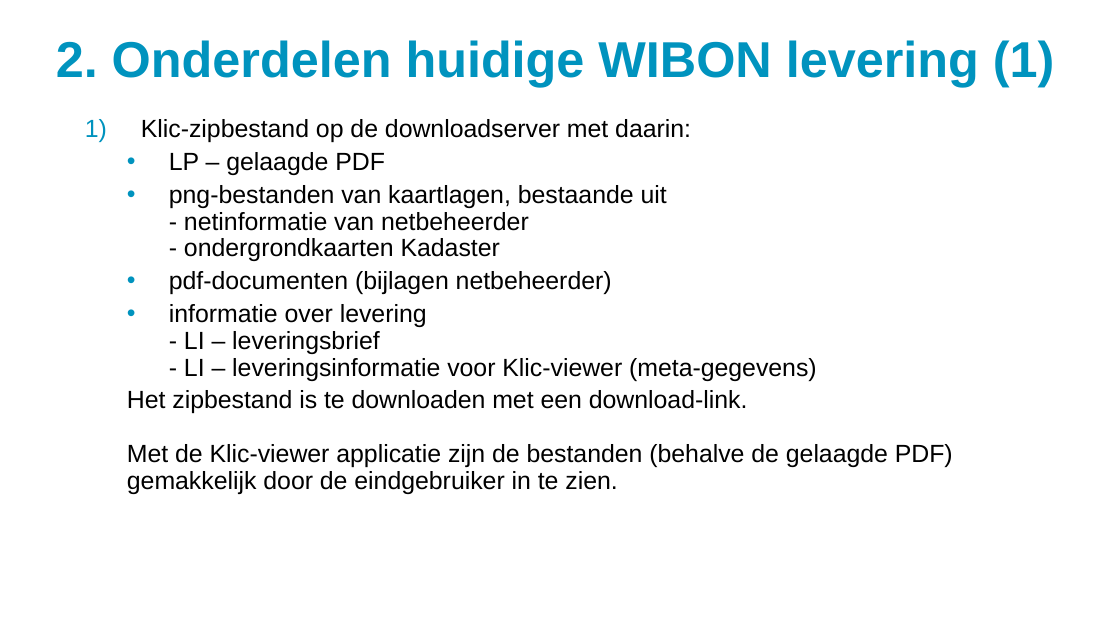
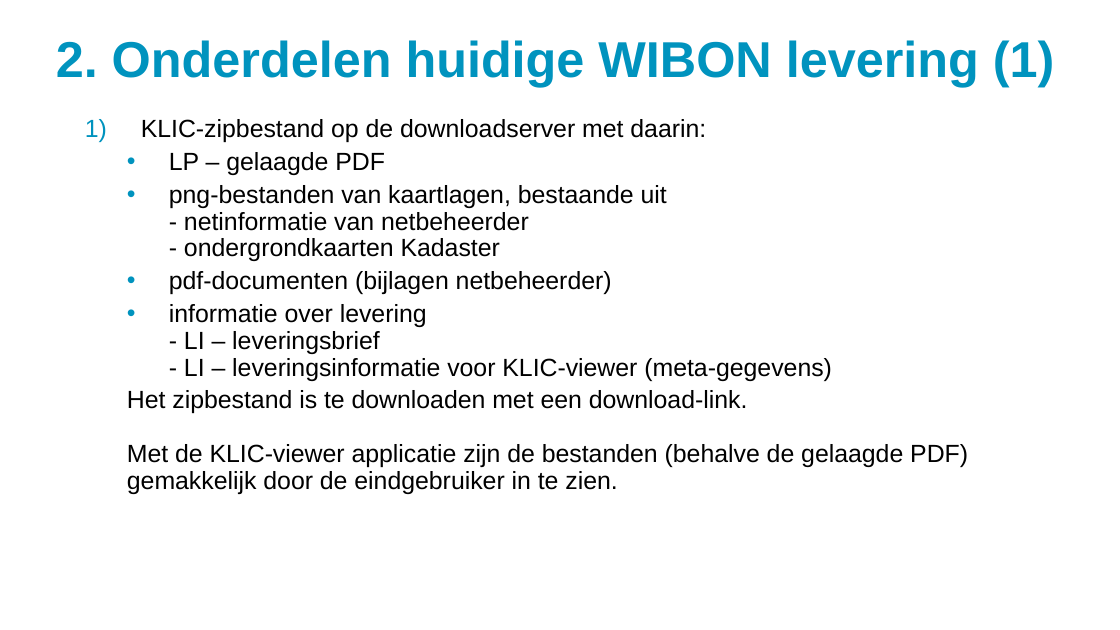
Before and after one commit to kadaster/klic-win, a slide deck: slide 5 of Uitleveren/WIBON levering - overgangsperiode.ppsx. Drawn at 1120x630 pixels with LibreOffice and Linux fonts; fonts in the diff are those of the drawing; background and template pictures are left out. Boxes give left, top, right and bottom in pixels: in the first picture for what was removed or moved away, otherwise in the second. Text is boxed around its words. In the diff, an @@ line names an element or a change of style, - is before the commit and + after.

```diff
--- a/Uitleveren/WIBON levering - overgangsperiode.ppsx
+++ b/Uitleveren/WIBON levering - overgangsperiode.ppsx
@@ text at (x1=141, y1=119, x2=706, y2=142): text changed @@
-  1) Klic-zipbestand op de downloadserver met daarin:
+  1) KLIC-zipbestand op de downloadserver met daarin:
@@ text at (x1=127, y1=304, x2=968, y2=494): text changed @@
-  • informatie over levering
-    - LI – leveringsbrief
-    - LI – leveringsinformatie voor Klic-viewer (meta-gegevens)
-  Het zipbestand is te downloaden met een download-link.
-  Met de Klic-viewer applicatie zijn de bestanden (behalve de gelaagde PDF) gemakkelijk door de eindgebruiker in te zien.
+  • informatie over levering
+    - LI – leveringsbrief
+    - LI – leveringsinformatie voor KLIC-viewer (meta-gegevens)
+  Het zipbestand is te downloaden met een download-link.
+  Met de KLIC-viewer applicatie zijn de bestanden (behalve de gelaagde PDF) gemakkelijk door de eindgebruiker in te zien.
```
Also in this commit, not shown: 11 other slides changed, 3 other files.
